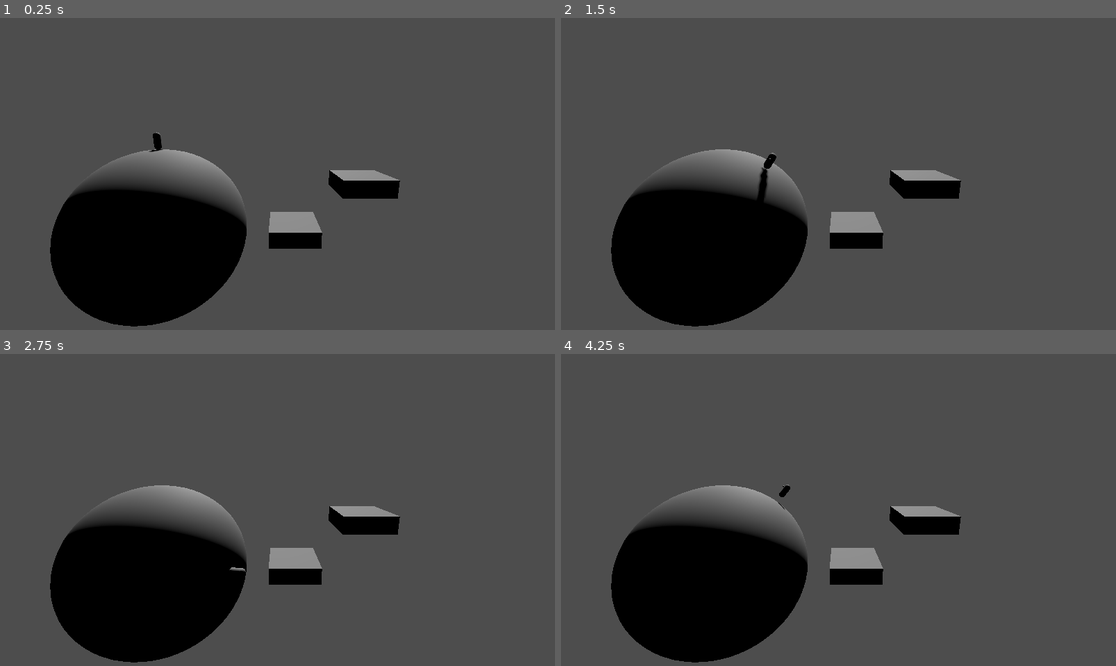
Above: before the commit, frames 1-4 (two rows, left to right).
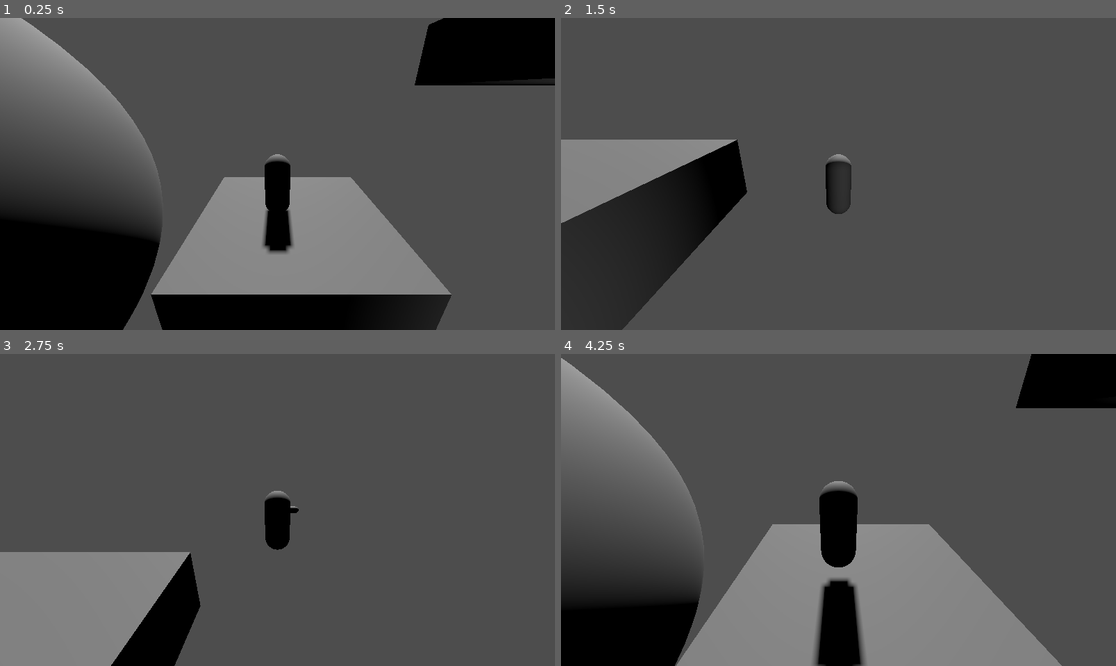
Above: after the commit, the same moments.

Repository: kazeraniman/GalaxyGravity
Game: Godot game, scene res://Scenes/Main.tscn
Same seed, same stepped clock (60 frames per second), same inputs: the game is played once before the commit and once after it.
Inputs (mouse positions are in pixels of both pictures, inside the frame that each line leads up to):
- Up to frame 1 (0.25 s): no input
- Up to frame 2 (1.5 s): tap Enter (restart, bound only after the commit) at 0.5 s; move the mouse to (960, 158) at 0.52 s; hold D (move_right) 0.53-1.28 s; tap Space (jump) at 0.6, 0.77, 1.07, 1.35 s; click (960, 158) at 0.67 s; move the mouse to (727, 189) at 1.27 s; hold S (move_backward) from 1.28 s (still down); click (727, 189) at 1.42 s
- Up to frame 3 (2.75 s): tap Space (jump) at 1.52, 1.82, 2.1 s; move the mouse to (333, 441) at 2.02 s; release S (move_backward) at 2.03 s; hold D (move_right) from 2.03 s (still down); click (333, 441) at 2.17 s
- Up to frame 4 (4.25 s): move the mouse to (810, 572) at 2.77 s; release D (move_right) at 2.78 s; hold W (move_forward) 2.78-3.53 s; tap Space (jump) at 2.85, 3.02, 3.32, 3.6, 3.77, 4.07 s; click (810, 572) at 2.92 s; move the mouse to (1005, 556) at 3.52 s; hold A (move_left) from 3.53 s (still down); click (1005, 556) at 3.67 s; tap Enter (restart, bound only after the commit) at 4.15 s

The runs differ from the first frame. In frame 1, 40% of the frame differs, in the area x 0-100%, y 0-100%; in frame 2, 24%; in frame 3, 19%; in frame 4, 41%.

Commit message:
Adding a camera to the player, making motion relative to the camera for ease of movement, and reworking the rotation of the model a tad. Seems to work in all cases besides in the air when the gravity is pointing up.

Diff:
--- a/Scenes/Main.tscn
+++ b/Scenes/Main.tscn
@@ -30,7 +30,7 @@
 mesh = SubResource("SphereMesh_nkok4")
 
 [node name="SphericalGravityField" parent="Ground" instance=ExtResource("2_g2q5u")]
-radius = 10.0
+radius = 8.0
 
 [node name="Ground2" type="StaticBody3D" parent="."]
 transform = Transform3D(1, 0, 0, 0, 1, 0, 0, 0, 1, 8, 0, 0)
@@ -44,6 +44,7 @@
 mesh = SubResource("BoxMesh_67rvf")
 
 [node name="ParallelGravityField" parent="Ground2" instance=ExtResource("2_64ex5")]
+transform = Transform3D(1, 0, 0, 0, 1, 0, 0, 0, 1, 0, 2.5, 0)
 size = Vector3(3, 6, 3)
 priority = 1
 
@@ -59,16 +60,16 @@
 mesh = SubResource("BoxMesh_67rvf")
 
 [node name="ParallelGravityField" parent="Ground3" instance=ExtResource("2_64ex5")]
-transform = Transform3D(1, 0, 0, 0, -1, 8.74228e-08, 0, -8.74228e-08, -1, 0, 0, 0)
+transform = Transform3D(1, 0, 0, 0, -1, 8.74228e-08, 0, -8.74228e-08, -1, 0, -2.5, 0)
 size = Vector3(3, 6, 3)
 priority = 1
 
 [node name="Player" parent="." instance=ExtResource("1_hg3vi")]
-transform = Transform3D(1, 0, 0, 0, 1, 0, 0, 0, 1, 0, 5, 0)
+transform = Transform3D(1, 0, 0, 0, 1, 0, 0, 0, 1, 7.76242, 0.714218, 0)
 
 [node name="DirectionalLight3D" type="DirectionalLight3D" parent="."]
 transform = Transform3D(1, 0, 0, 0, -0.707107, 0.707107, 0, -0.707107, -0.707107, 0, 0, 0)
 shadow_enabled = true
 
-[node name="Camera3D" type="Camera3D" parent="."]
-transform = Transform3D(1, 0, 0, 0, 0.979575, 0.201078, 0, -0.201078, 0.979575, 7, 6, 12)
+[node name="OmniLight3D" type="OmniLight3D" parent="."]
+transform = Transform3D(1, 0, 0, 0, 1, 0, 0, 0, 1, 13, 0, 2.7369)
--- a/Scenes/Player.tscn
+++ b/Scenes/Player.tscn
@@ -30,3 +30,11 @@
 [node name="MeshInstance3D" type="MeshInstance3D" parent="ModelContainer/MeshInstance3D"]
 transform = Transform3D(1, 0, 0, 0, -4.37114e-08, -1, 0, 1, -4.37114e-08, 0, 0.2, -0.2)
 mesh = SubResource("CapsuleMesh_1h7bo")
+
+[node name="CameraPivot" type="Node3D" parent="."]
+
+[node name="SpringArm3D" type="SpringArm3D" parent="CameraPivot"]
+transform = Transform3D(1, 0, 0, 0, 0.927184, 0.374607, 0, -0.374607, 0.927184, 0, 1.5, 2)
+
+[node name="Camera" type="Camera3D" parent="CameraPivot/SpringArm3D"]
+current = true
--- a/Scripts/Player.gd
+++ b/Scripts/Player.gd
@@ -3,17 +3,42 @@
 @export var speed: float = 5
 @export var jump_impulse: float = 5
 @export var default_gravity_vector: Vector3 = Vector3(0, -9.8, 0)
+@export var rotation_lerp: float = 0.25
+@export var mouse_cam_x_damp: float = 0.005
+@export var mouse_cam_y_damp: float = 0.005
+@export var joystick_cam_x_damp: float = 0.05
+@export var joystick_cam_y_damp: float = 0.05
 
 var gravity_vector: Vector3 = Vector3.DOWN
 var gravity_fields: Array = []
 var current_gravity_field: GravityField = null
 
+var cam_rotation_x = 0
+var cam_rotation_y = 0
+
+
+func _input(event):
+	if event.is_action_released("restart"):
+		get_tree().reload_current_scene()
+		return
+
+	if event is InputEventMouseMotion && Input.is_mouse_button_pressed(MOUSE_BUTTON_RIGHT):
+		rotate_camera(event.relative.x * mouse_cam_x_damp, -event.relative.y * mouse_cam_y_damp)
+
 func _physics_process(delta):
 	# Determine gravity and normal
 	var old_gravity_vector: Vector3 = gravity_vector
 	gravity_vector =  current_gravity_field.get_gravity(position) if current_gravity_field != null else default_gravity_vector
-	var normal_vector: Vector3 = -(gravity_vector.normalized())
-	up_direction = normal_vector
+	var gravity_normal_vector: Vector3 = -(gravity_vector.normalized())
+	up_direction = gravity_normal_vector
+
+	# Rotate camera
+	var joystick_value: Vector2 = Vector2.ZERO
+	joystick_value.y += Input.get_action_strength("camera_move_up")
+	joystick_value.y -= Input.get_action_strength("camera_move_down")
+	joystick_value.x -= Input.get_action_strength("camera_move_right")
+	joystick_value.x += Input.get_action_strength("camera_move_left")
+	rotate_camera(joystick_value.x * joystick_cam_x_damp, joystick_value.y * joystick_cam_y_damp)
 
 	# Determine the "ground" movement direction
 	var direction: Vector3 = Vector3.ZERO
@@ -22,20 +47,40 @@
 	direction.x -= Input.get_action_strength("move_left")
 	direction.x += Input.get_action_strength("move_right")
 
+	# Rotate the direction with respect to the camera
+	if direction != Vector3.ZERO:
+		direction = direction.rotated(Vector3.UP, cam_rotation_x)
+
 	# Normalize the movement to avoid super-speed diagonals
 	if direction.length() > 1:
 		direction = direction.normalized()
 
 	# Rotate the player to face the direction of movement
-	if direction != Vector3.ZERO:
-		$ModelContainer.rotation.y = Vector3.FORWARD.signed_angle_to(direction, Vector3.UP)
+	var rotation_normal: Vector3 = get_floor_normal() if is_on_floor() else gravity_normal_vector
 
-	# Rotate with respect to gravity
-	var rotation_axis: Vector3 = (Vector3.UP.cross(normal_vector)).normalized()
-	var rotation_angle: float = Vector3.UP.angle_to(normal_vector)
+	# Rotate direction with respect to gravity or the ground if possible
+	var rotation_axis: Vector3 = (Vector3.UP.cross(rotation_normal)).normalized()
+	var rotation_angle: float = Vector3.UP.angle_to(rotation_normal)
 	if (rotation_axis != Vector3.ZERO):
 		direction = direction.rotated(rotation_axis, rotation_angle).normalized()
-		transform.basis = Basis(rotation_axis, rotation_angle)
+
+	# Rotate the model to match the gravity and the movement direction
+	var new_model_container_basis = $ModelContainer.transform.basis
+	new_model_container_basis.y = rotation_normal
+
+	if direction != Vector3.ZERO:
+		new_model_container_basis.z = -direction
+
+	new_model_container_basis.x = rotation_normal.cross(new_model_container_basis.z)
+	new_model_container_basis = new_model_container_basis.orthonormalized()
+
+	if is_on_floor():
+		$ModelContainer.transform.basis = new_model_container_basis
+	else:
+		var old_model_quat = Quaternion($ModelContainer.transform.basis)
+		var new_model_quat = Quaternion(new_model_container_basis)
+		var new_model_lerp_quat = old_model_quat.slerp(new_model_quat, rotation_lerp)
+		$ModelContainer.transform.basis = Basis(new_model_lerp_quat)
 
 	# Determine the scaled, ground velocity
 	var new_velocity: Vector3 = direction * speed
@@ -45,7 +90,7 @@
 
 	# Jumping
 	if is_on_floor() and Input.is_action_just_pressed("jump"):
-		new_velocity += jump_impulse * normal_vector
+		new_velocity += jump_impulse * gravity_normal_vector
 
 	# Gravity
 	new_velocity += delta * gravity_vector
@@ -72,3 +117,11 @@
 	for gravity_field in gravity_fields:
 		if gravity_field.priority > current_gravity_field.priority:
 			current_gravity_field = gravity_field
+
+func rotate_camera(rotation_x: float, rotation_y: float):
+	cam_rotation_x += rotation_x
+	cam_rotation_y += rotation_y
+
+	$CameraPivot.transform.basis = Basis()
+	$CameraPivot.rotate_object_local(Vector3.UP, cam_rotation_x)
+	$CameraPivot.rotate_object_local(Vector3.RIGHT, cam_rotation_y)
--- a/project.godot
+++ b/project.godot
@@ -52,8 +52,33 @@
 jump={
 "deadzone": 0.5,
 "events": [Object(InputEventKey,"resource_local_to_scene":false,"resource_name":"","device":-1,"window_id":0,"alt_pressed":false,"shift_pressed":false,"ctrl_pressed":false,"meta_pressed":false,"pressed":false,"keycode":0,"physical_keycode":32,"key_label":0,"unicode":32,"echo":false,"script":null)
-, Object(InputEventKey,"resource_local_to_scene":false,"resource_name":"","device":-1,"window_id":0,"alt_pressed":false,"shift_pressed":false,"ctrl_pressed":false,"meta_pressed":false,"pressed":false,"keycode":0,"physical_keycode":4194309,"key_label":0,"unicode":0,"echo":false,"script":null)
 , Object(InputEventJoypadButton,"resource_local_to_scene":false,"resource_name":"","device":-1,"button_index":0,"pressure":0.0,"pressed":false,"script":null)
+]
+}
+restart={
+"deadzone": 0.5,
+"events": [Object(InputEventKey,"resource_local_to_scene":false,"resource_name":"","device":-1,"window_id":0,"alt_pressed":false,"shift_pressed":false,"ctrl_pressed":false,"meta_pressed":false,"pressed":false,"keycode":0,"physical_keycode":4194309,"key_label":0,"unicode":0,"echo":false,"script":null)
+, Object(InputEventJoypadButton,"resource_local_to_scene":false,"resource_name":"","device":-1,"button_index":6,"pressure":0.0,"pressed":false,"script":null)
+]
+}
+camera_move_up={
+"deadzone": 0.5,
+"events": [Object(InputEventJoypadMotion,"resource_local_to_scene":false,"resource_name":"","device":-1,"axis":3,"axis_value":-1.0,"script":null)
+]
+}
+camera_move_down={
+"deadzone": 0.5,
+"events": [Object(InputEventJoypadMotion,"resource_local_to_scene":false,"resource_name":"","device":-1,"axis":3,"axis_value":1.0,"script":null)
+]
+}
+camera_move_left={
+"deadzone": 0.5,
+"events": [Object(InputEventJoypadMotion,"resource_local_to_scene":false,"resource_name":"","device":-1,"axis":2,"axis_value":-1.0,"script":null)
+]
+}
+camera_move_right={
+"deadzone": 0.5,
+"events": [Object(InputEventJoypadMotion,"resource_local_to_scene":false,"resource_name":"","device":-1,"axis":2,"axis_value":1.0,"script":null)
 ]
 }
 
